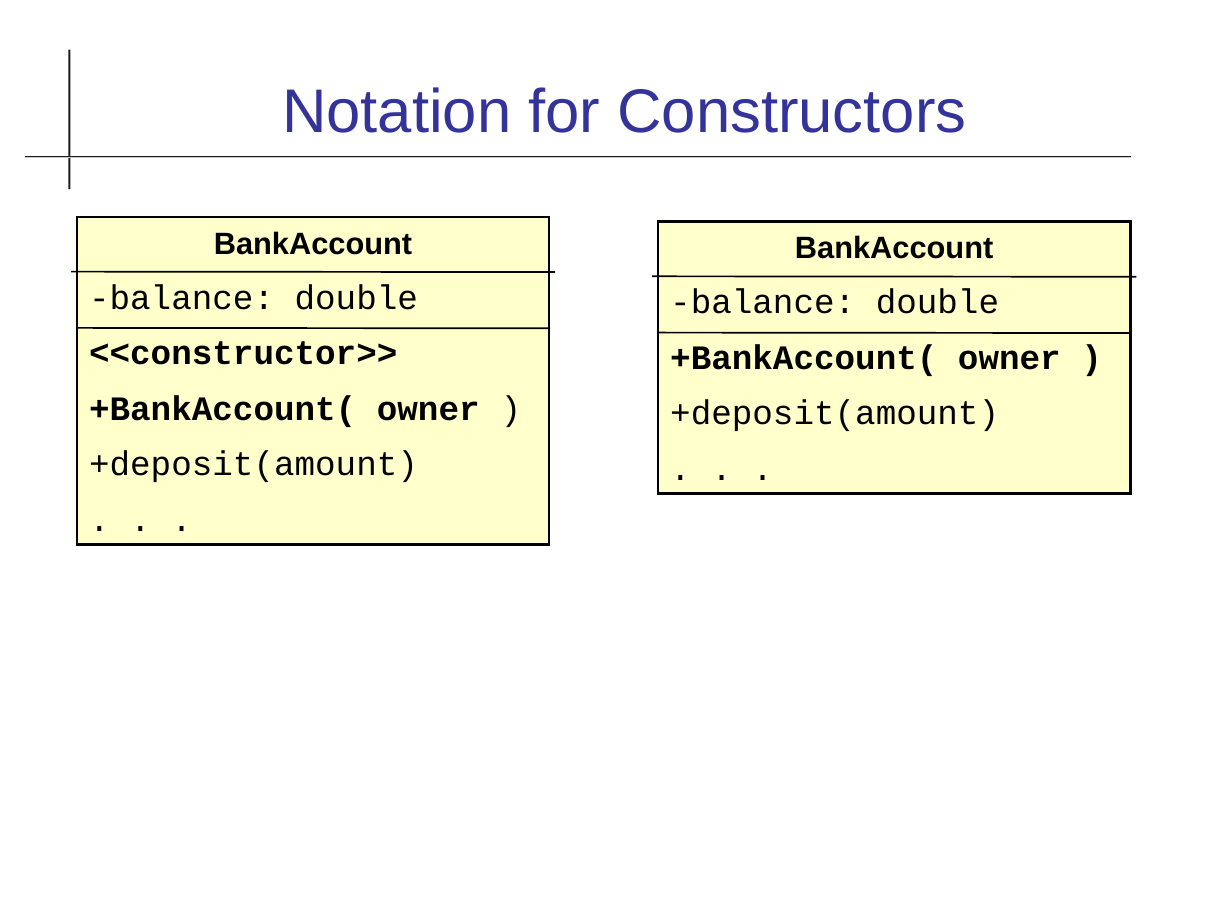
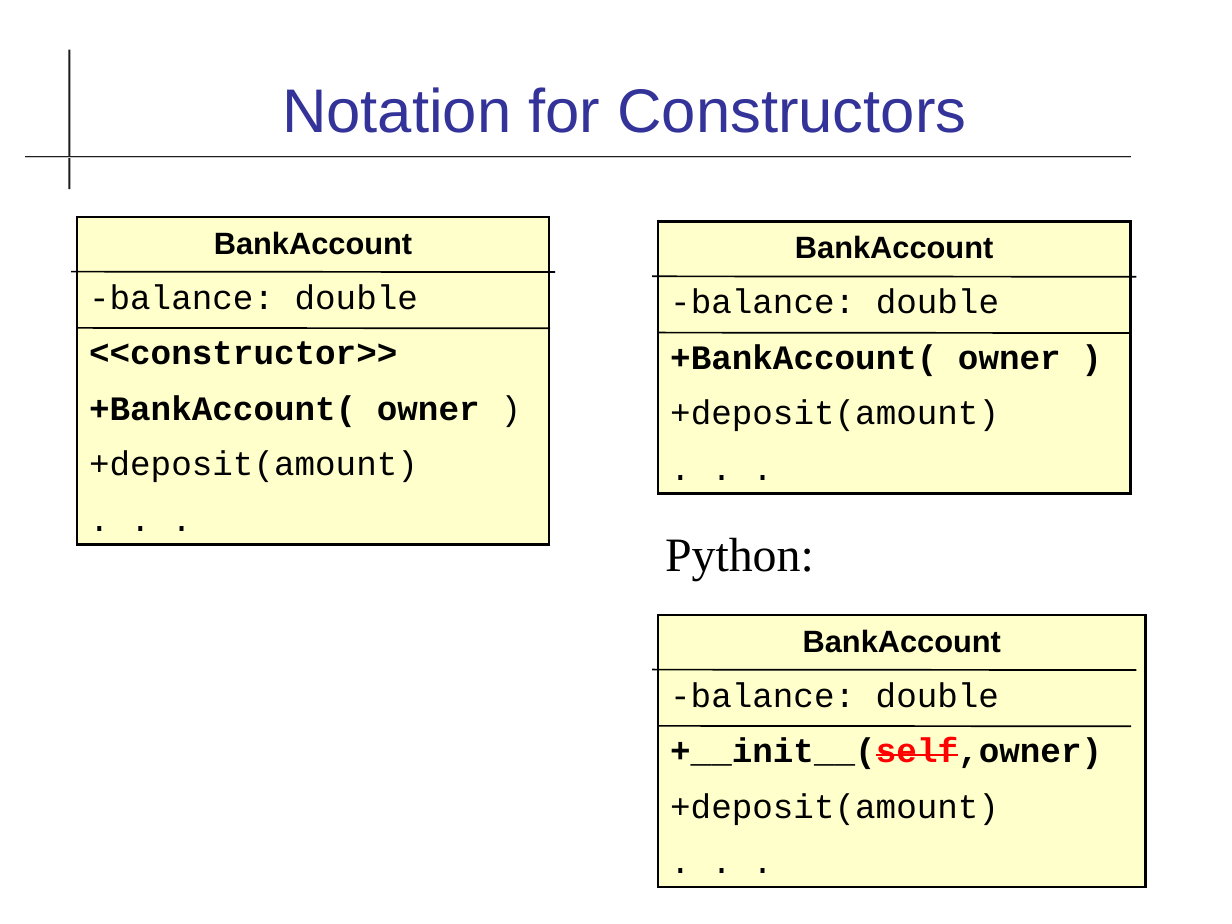
Before and after one commit to cpske/ISP, a slide deck: slide 10 of uml/UML-Class-Diagram.odp (slide 9 before the commit). Drawn at 1232x924 pixels with LibreOffice and Linux fonts; fonts in the diff are those of the drawing. Boxes give left, top, right and bottom in pixels: in the first picture for what was removed or moved away, otherwise in the second. Text is boxed around its words. In the diff, an @@ line names an element or a change of style, - is before the commit and + after.

```diff
--- a/uml/UML-Class-Diagram.odp
+++ b/uml/UML-Class-Diagram.odp
@@ text added at (665, 537, 814, 581), 28 pt, text #000000 @@
+Python:
@@ rectangle added at (658, 615, 1146, 887), fill #FFFFCC, outline #000000 1.5 pt, 20 pt, text #000000 @@
+BankAccount
+-balance: double
++__init__(self,owner)
++deposit(amount)
+. . .
@@ line added from (653, 670) to (1136, 670), #000000 0.99 pt @@
@@ line added from (658, 726) to (1130, 727), #000000 0.99 pt @@
```
Also in this commit, not shown: 8 other slides changed, 2 slides added, 1 other file.
